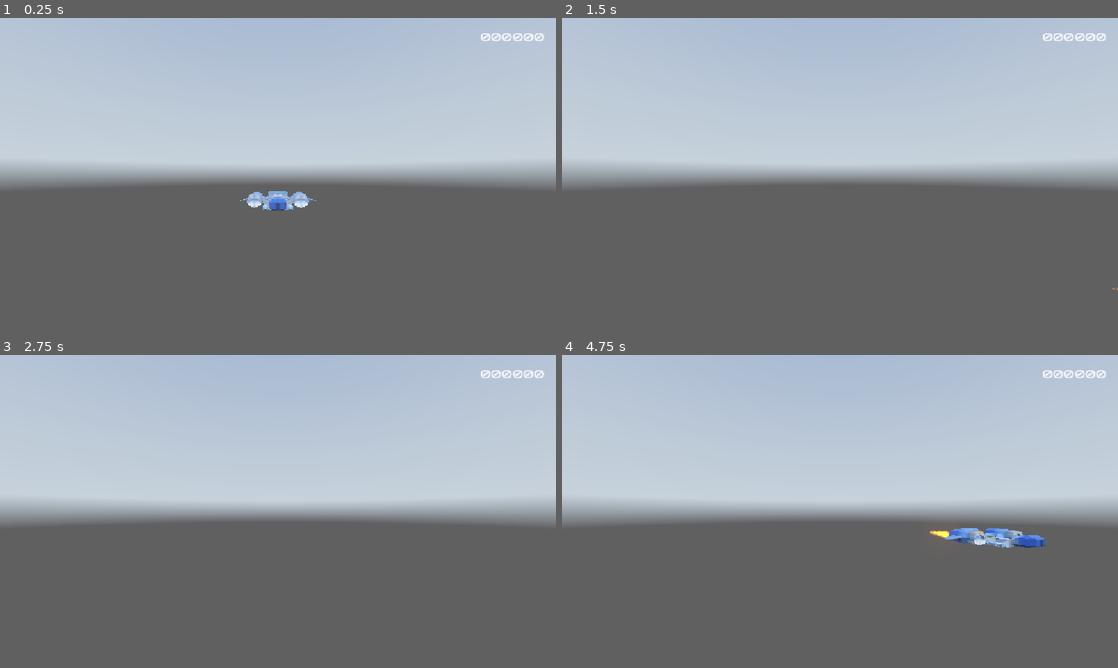
Above: before the commit, frames 1-4 (two rows, left to right).
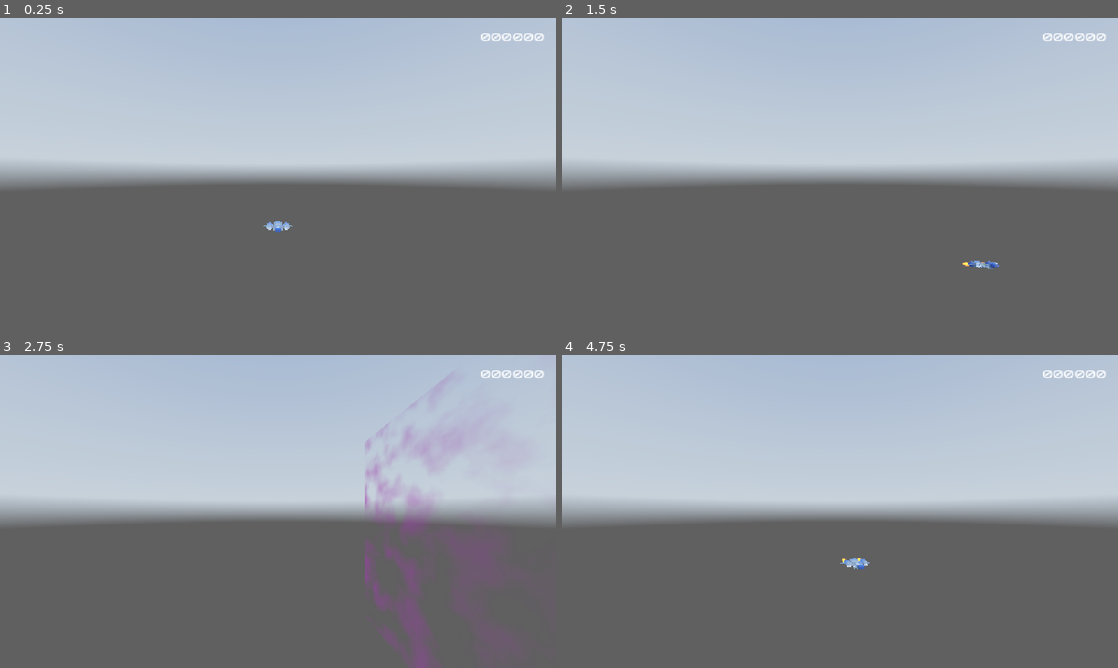
Above: after the commit, the same moments.

Repository: laisammy/space-shooters
Game: Godot game, scene res://Scenes/World/World.tscn
Same seed, same stepped clock (60 frames per second), same inputs: the game is played once before the commit and once after it. A sky picture missing from this copy of the repository is replaced by a grey-blue gradient.
Inputs (mouse positions are in pixels of both pictures, inside the frame that each line leads up to):
- Up to frame 1 (0.25 s): no input
- Up to frame 2 (1.5 s): tap Enter at 0.5 s; move the mouse to (962, 158) at 0.52 s; hold D (roll_right) 0.53-1.28 s; tap Alt at 0.6 s; click (962, 158) at 0.67 s; move the mouse to (728, 190) at 1.27 s; hold W (pitch_down) from 1.28 s (still down); tap Shift at 1.35 s
- Up to frame 3 (2.75 s): move the mouse to (333, 442) at 2.02 s; release W (pitch_down) at 2.03 s; hold D (roll_right) from 2.03 s (still down); tap Alt at 2.1 s
- Up to frame 4 (4.75 s): move the mouse to (812, 574) at 2.77 s; release D (roll_right) at 2.78 s; hold S (pitch_up) 2.78-3.53 s; tap Shift at 2.85, 4.35 s; click (812, 574) at 2.92 s; move the mouse to (1006, 558) at 3.52 s; hold A (roll_left) from 3.53 s (still down); tap Alt at 3.6 s; tap Space at 4.25 s; move the mouse to (673, 464) at 4.27 s

The runs differ from the first frame. In frame 1, 0.6% of the frame differs, in the area x 43-57%, y 55-69%; in frame 2, 0.1%; in frame 3, 1.7%, in the area x 65-84%, y 15-100%; in frame 4, 1.0%.

Commit message:
Add boundaries and shadedWall

Diff:
--- a/Scenes/Player/Player.tscn
+++ b/Scenes/Player/Player.tscn
@@ -44,6 +44,10 @@
 blend_shape_mode = 0
 shadow_mesh = SubResource("ArrayMesh_jg2e1")
 
+[sub_resource type="CapsuleShape3D" id="CapsuleShape3D_h54ih"]
+radius = 1.4428711
+height = 4.3274536
+
 [node name="Player" type="CharacterBody3D" unique_id=854243993]
 motion_mode = 1
 script = ExtResource("1_s0eop")
@@ -61,3 +65,7 @@
 
 [node name="thrust2" parent="pivot" unique_id=1361824069 instance=ExtResource("3_h54ih")]
 transform = Transform3D(-1, -8.742278e-08, 3.821371e-15, 0, -4.371139e-08, -1, 8.742278e-08, -1, 4.371139e-08, -1.3691167, 0, -1.2188486)
+
+[node name="collisionShape3d" type="CollisionShape3D" parent="." unique_id=1586903678]
+transform = Transform3D(1, 0, 0, 0, -4.371139e-08, -1, 0, 1, -4.371139e-08, 0, 2.388199e-08, -0.5463562)
+shape = SubResource("CapsuleShape3D_h54ih")
--- /dev/null
+++ b/Scenes/VFX/shadedWall/shadedWall.gd
@@ -0,0 +1,23 @@
+extends Node3D
+
+class_name shadedWall
+
+@export var isY: bool = false
+
+@onready var player_ref: LinkPlayer = $PlayerRef
+@onready var wall_mesh: MeshInstance3D = $wallMesh
+
+var maxDistance: float = 7.0
+var distanceToPlayer: float = 0.0
+var wallMaterial: ShaderMaterial
+
+func _ready() -> void:
+	wallMaterial = wall_mesh.material_override as ShaderMaterial
+
+func _physics_process(_delta: float) -> void:
+	if isY:
+		distanceToPlayer = abs(player_ref.player_y - global_position.y)
+	else:
+		distanceToPlayer = abs(player_ref.player_x - global_position.x)
+	var strength: float = clampf((maxDistance - distanceToPlayer) / maxDistance, 0.0, 1.0)
+	wallMaterial.set_shader_parameter("Strength", strength)
--- /dev/null
+++ b/Scenes/VFX/shadedWall/shadedWall.tres
@@ -0,0 +1,86 @@
+[gd_resource type="VisualShader" format=3 uid="uid://bwopuh0i7fkhg"]
+
+[sub_resource type="VisualShaderNodeFloatOp" id="VisualShaderNodeFloatOp_e2oa6"]
+operator = 2
+
+[sub_resource type="VisualShaderNodeUVFunc" id="VisualShaderNodeUVFunc_mbl8x"]
+
+[sub_resource type="VisualShaderNodeVectorCompose" id="VisualShaderNodeVectorCompose_vwimg"]
+op_type = 0
+
+[sub_resource type="VisualShaderNodeFloatParameter" id="VisualShaderNodeFloatParameter_e2oa6"]
+parameter_name = "Speed"
+hint = 1
+default_value_enabled = true
+default_value = 0.3
+
+[sub_resource type="VisualShaderNodeFloatParameter" id="VisualShaderNodeFloatParameter_mbl8x"]
+parameter_name = "Strength"
+hint = 1
+default_value_enabled = true
+default_value = 1.0
+
+[sub_resource type="VisualShaderNodeColorParameter" id="VisualShaderNodeColorParameter_vwimg"]
+parameter_name = "wallColour"
+
+[sub_resource type="Gradient" id="Gradient_e2oa6"]
+offsets = PackedFloat32Array(0.3908046, 1)
+
+[sub_resource type="FastNoiseLite" id="FastNoiseLite_0hwq8"]
+
+[sub_resource type="NoiseTexture2D" id="NoiseTexture2D_gx6nv"]
+noise = SubResource("FastNoiseLite_0hwq8")
+color_ramp = SubResource("Gradient_e2oa6")
+seamless = true
+
+[sub_resource type="VisualShaderNodeTexture" id="VisualShaderNodeTexture_jbctw"]
+expanded_output_ports = [0]
+texture = SubResource("NoiseTexture2D_gx6nv")
+
+[sub_resource type="VisualShaderNodeFloatOp" id="VisualShaderNodeFloatOp_mbl8x"]
+operator = 2
+
+[sub_resource type="Gradient" id="Gradient_0hwq8"]
+offsets = PackedFloat32Array(0.10106383, 1)
+
+[sub_resource type="GradientTexture1D" id="GradientTexture1D_gx6nv"]
+gradient = SubResource("Gradient_0hwq8")
+
+[sub_resource type="VisualShaderNodeTexture" id="VisualShaderNodeTexture_thoxs"]
+expanded_output_ports = [0]
+texture = SubResource("GradientTexture1D_gx6nv")
+
+[sub_resource type="VisualShaderNodeFloatOp" id="VisualShaderNodeFloatOp_hhi02"]
+operator = 2
+
+[sub_resource type="VisualShaderNodeInput" id="VisualShaderNodeInput_a3syi"]
+input_name = "time"
+
+[resource]
+resource_local_to_scene = true
+modes/cull = 2
+flags/unshaded = true
+flags/shadows_disabled = true
+nodes/fragment/2/node = SubResource("VisualShaderNodeFloatParameter_e2oa6")
+nodes/fragment/2/position = Vector2(-2060, 640)
+nodes/fragment/3/node = SubResource("VisualShaderNodeFloatParameter_mbl8x")
+nodes/fragment/3/position = Vector2(-300, 280)
+nodes/fragment/4/node = SubResource("VisualShaderNodeColorParameter_vwimg")
+nodes/fragment/4/position = Vector2(-100, 80)
+nodes/fragment/5/node = SubResource("VisualShaderNodeTexture_jbctw")
+nodes/fragment/5/position = Vector2(-700, 640)
+nodes/fragment/6/node = SubResource("VisualShaderNodeFloatOp_mbl8x")
+nodes/fragment/6/position = Vector2(120, 320)
+nodes/fragment/7/node = SubResource("VisualShaderNodeTexture_thoxs")
+nodes/fragment/7/position = Vector2(-620, 1120)
+nodes/fragment/8/node = SubResource("VisualShaderNodeFloatOp_hhi02")
+nodes/fragment/8/position = Vector2(-220, 640)
+nodes/fragment/9/node = SubResource("VisualShaderNodeInput_a3syi")
+nodes/fragment/9/position = Vector2(-1980, 400)
+nodes/fragment/10/node = SubResource("VisualShaderNodeFloatOp_e2oa6")
+nodes/fragment/10/position = Vector2(-1660, 440)
+nodes/fragment/11/node = SubResource("VisualShaderNodeUVFunc_mbl8x")
+nodes/fragment/11/position = Vector2(-1180, 520)
+nodes/fragment/12/node = SubResource("VisualShaderNodeVectorCompose_vwimg")
+nodes/fragment/12/position = Vector2(-1460, 480)
+nodes/fragment/connections = PackedInt32Array(4, 0, 0, 0, 6, 0, 0, 1, 3, 0, 6, 0, 5, 1, 8, 0, 8, 0, 6, 1, 7, 1, 8, 1, 2, 0, 10, 1, 9, 0, 10, 0, 11, 0, 5, 0, 10, 0, 12, 0, 12, 0, 11, 2)
--- /dev/null
+++ b/Scenes/VFX/shadedWall/shadedWall.tscn
@@ -0,0 +1,26 @@
+[gd_scene format=3 uid="uid://3rjr52ngqks4"]
+
+[ext_resource type="Script" uid="uid://diqn5b7y0bn4" path="res://Scenes/VFX/shadedWall/shadedWall.gd" id="1_8023m"]
+[ext_resource type="Shader" uid="uid://bwopuh0i7fkhg" path="res://Scenes/VFX/shadedWall/shadedWall.tres" id="1_nsxuf"]
+[ext_resource type="PackedScene" uid="uid://dbx4srq242e5i" path="res://Scenes/PlayerRef/PlayerRef.tscn" id="3_ex1i8"]
+
+[sub_resource type="ShaderMaterial" id="ShaderMaterial_l3j5v"]
+resource_local_to_scene = true
+render_priority = 0
+shader = ExtResource("1_nsxuf")
+shader_parameter/wallColour = Color(0.4975562, 0.20066756, 0.54120964, 1)
+shader_parameter/Strength = 1.0
+shader_parameter/Speed = 0.3
+
+[sub_resource type="QuadMesh" id="QuadMesh_8023m"]
+resource_local_to_scene = true
+size = Vector2(20, 16)
+
+[node name="shadedWall" type="Node3D" unique_id=515485767]
+script = ExtResource("1_8023m")
+
+[node name="wallMesh" type="MeshInstance3D" parent="." unique_id=1392433322]
+material_override = SubResource("ShaderMaterial_l3j5v")
+mesh = SubResource("QuadMesh_8023m")
+
+[node name="PlayerRef" parent="." unique_id=2034843131 instance=ExtResource("3_ex1i8")]
--- a/Scenes/World/World.tscn
+++ b/Scenes/World/World.tscn
@@ -6,6 +6,7 @@
 [ext_resource type="AudioStream" uid="uid://bvk67n8u20soc" path="res://Assets/Audio/tense-suspense-background-music-376385.mp3" id="6_87yka"]
 [ext_resource type="PackedScene" uid="uid://gtsnv33a1cye" path="res://Scenes/Player/Player.tscn" id="7_87yka"]
 [ext_resource type="PackedScene" uid="uid://b5s5dito4uyp1" path="res://Scenes/Spawner/Spawner.tscn" id="8_kjd5s"]
+[ext_resource type="PackedScene" uid="uid://3rjr52ngqks4" path="res://Scenes/VFX/shadedWall/shadedWall.tscn" id="8_p7pgw"]
 [ext_resource type="PackedScene" uid="uid://2gv3qb8l4xt0" path="res://Scenes/GameUi/GameUi.tscn" id="11_0d0er"]
 
 [sub_resource type="PanoramaSkyMaterial" id="PanoramaSkyMaterial_j0p05"]
@@ -24,6 +25,17 @@
 stream_count = 2
 stream_0 = ExtResource("5_hveh7")
 stream_1 = ExtResource("6_87yka")
+
+[sub_resource type="WorldBoundaryShape3D" id="WorldBoundaryShape3D_kjd5s"]
+
+[sub_resource type="WorldBoundaryShape3D" id="WorldBoundaryShape3D_p7pgw"]
+plane = Plane(1, 0, 0, 0)
+
+[sub_resource type="WorldBoundaryShape3D" id="WorldBoundaryShape3D_kuxid"]
+plane = Plane(-1, 0, 0, 0)
+
+[sub_resource type="WorldBoundaryShape3D" id="WorldBoundaryShape3D_ng1ea"]
+plane = Plane(0, -1, 0, 0)
 
 [node name="World" type="Node" unique_id=1661387446]
 script = ExtResource("1_87yka")
@@ -45,7 +57,7 @@
 [node name="GameUi" parent="." unique_id=130752423 instance=ExtResource("11_0d0er")]
 
 [node name="Camera3D" type="Camera3D" parent="." unique_id=1013444852]
-transform = Transform3D(1, 0, 0, 0, 1, 0, 0, 0, 1, 0, 1.5815778, 12.378622)
+transform = Transform3D(1, 0, 0, 0, 1, 0, 0, 0, 1, 0, 8.136, 31.82)
 
 [node name="TestTimer" type="Timer" parent="." unique_id=251320546]
 wait_time = 3.0
@@ -54,4 +66,38 @@
 [node name="Player" parent="." unique_id=854243993 instance=ExtResource("7_87yka")]
 transform = Transform3D(1, 0, 0, 0, 1, 0, 0, 0, 1, -0.0069322586, -5.9604645e-08, 0.003786981)
 
+[node name="walls" type="Node3D" parent="." unique_id=1171120472]
+
+[node name="shadedWall" parent="walls" unique_id=515485767 instance=ExtResource("8_p7pgw")]
+transform = Transform3D(-2.1855695e-07, 5, -2.1855695e-07, 0, -2.1855695e-07, -5, -5, -2.1855695e-07, 9.553427e-15, 0, 40, -12)
+isY = true
+
+[node name="shadedWall3" parent="walls" unique_id=1080081758 instance=ExtResource("8_p7pgw")]
+transform = Transform3D(-2.1855695e-07, 5, -2.1855695e-07, 0, -2.1855695e-07, -5, -5, -2.1855695e-07, 9.553427e-15, 0, -40, -12)
+isY = true
+
+[node name="shadedWall2" parent="walls" unique_id=1831658668 instance=ExtResource("8_p7pgw")]
+transform = Transform3D(-2.1855695e-07, 0, 5, 0, 5, 0, -5, 0, -2.1855695e-07, 40.00412, 0.23955727, -12.013603)
+
+[node name="shadedWall4" parent="walls" unique_id=998738778 instance=ExtResource("8_p7pgw")]
+transform = Transform3D(-2.1855695e-07, 0, 5, 0, 5, 0, -5, 0, -2.1855695e-07, -40.00086, 0.15367317, -12.007725)
+
+[node name="wallCollider" type="StaticBody3D" parent="walls" unique_id=1559728470]
+
+[node name="collisionShape3d" type="CollisionShape3D" parent="walls/wallCollider" unique_id=1486394545]
+transform = Transform3D(1, 0, 0, 0, 1, 0, 0, 0, 1, 0, -40, 0)
+shape = SubResource("WorldBoundaryShape3D_kjd5s")
+
+[node name="collisionShape3d3" type="CollisionShape3D" parent="walls/wallCollider" unique_id=1389719794]
+transform = Transform3D(1, 0, 0, 0, 1, 0, 0, 0, 1, -40, 0, 0)
+shape = SubResource("WorldBoundaryShape3D_p7pgw")
+
+[node name="collisionShape3d4" type="CollisionShape3D" parent="walls/wallCollider" unique_id=1025401791]
+transform = Transform3D(1, 0, 0, 0, 1, 0, 0, 0, 1, 40, 0, 0)
+shape = SubResource("WorldBoundaryShape3D_kuxid")
+
+[node name="collisionShape3d2" type="CollisionShape3D" parent="walls/wallCollider" unique_id=10584173]
+transform = Transform3D(1, 0, 0, 0, 1, 0, 0, 0, 1, 0, 40, 0)
+shape = SubResource("WorldBoundaryShape3D_ng1ea")
+
 [connection signal="timeout" from="TestTimer" to="." method="_on_test_timer_timeout"]
Not shown, added: Scenes/VFX/shadedWall/shadedWall.gd.uid
